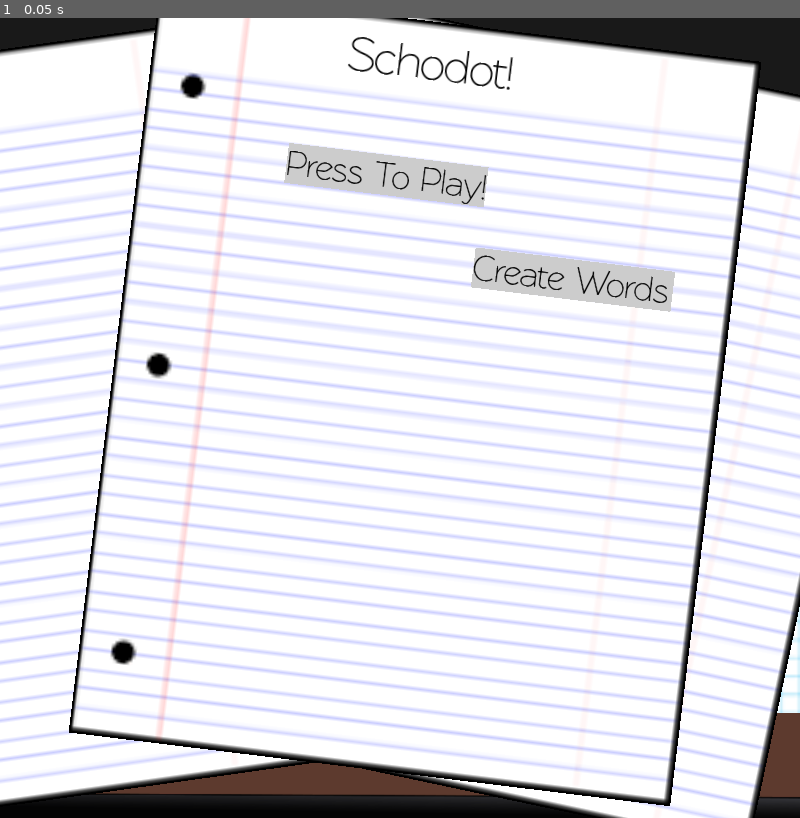
Above: before the commit, frame 1.
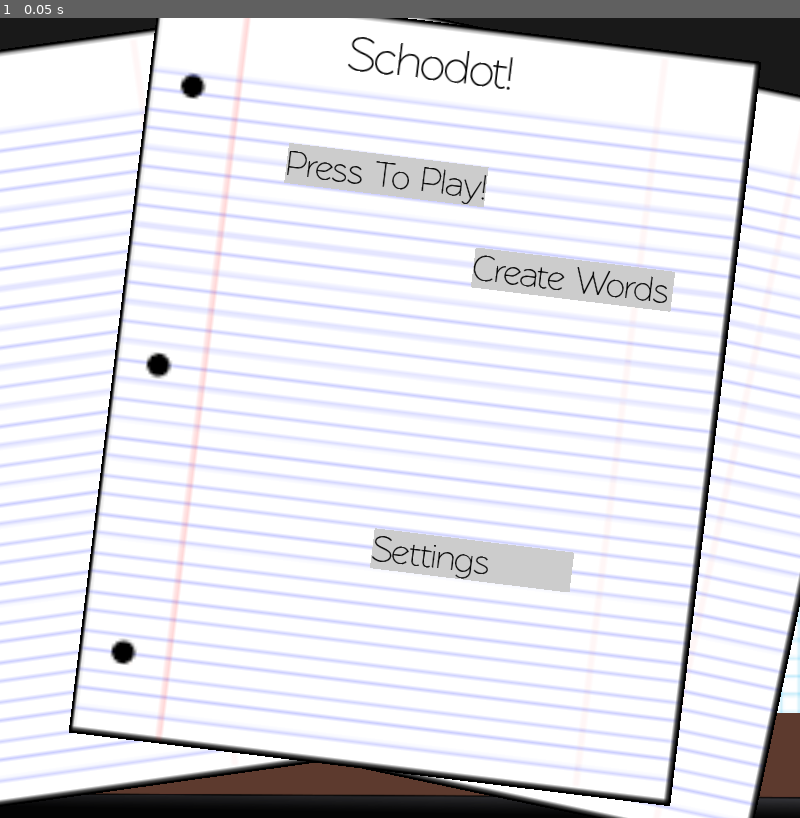
Above: after the commit, the same moment.

Repository: MasterKitten/Addicting-FlashCard-Learning
Game: Godot game, scene res://Defaults/Main Scene.tscn
Same seed, same stepped clock (60 frames per second), same inputs: the game is played once before the commit and once after it.
Inputs:
- Up to frame 1 (0.05 s): no input

The runs differ from the first frame. In frame 1, 1.3% of the frame differs, in the area x 46-72%, y 63-72%.

Commit message:
Settings

Diff:
--- a/Schodot/Defaults/default_bus_layout.tres
+++ b/Schodot/Defaults/default_bus_layout.tres
@@ -1,6 +1,7 @@
 [gd_resource type="AudioBusLayout" format=2]
 
 [resource]
+bus/0/volume_db = -5.04538
 bus/1/name = "Music"
 bus/1/solo = false
 bus/1/mute = false
--- a/Schodot/Scenes/Game Modes/Question & Answer.tscn
+++ b/Schodot/Scenes/Game Modes/Question & Answer.tscn
@@ -167,15 +167,13 @@
 
 [node name="AudioCorrect" type="AudioStreamPlayer" parent="."]
 stream = ExtResource( 3 )
-volume_db = 4.0
 
 [node name="AudioIncorrect" type="AudioStreamPlayer" parent="."]
 stream = ExtResource( 4 )
-volume_db = 4.0
 
-[node name="AudioStreamPlayer" type="AudioStreamPlayer" parent="."]
+[node name="Music" type="AudioStreamPlayer" parent="."]
 stream = ExtResource( 7 )
-volume_db = -3.0
+volume_db = -5.0
 autoplay = true
 bus = "Music"
 
--- a/Schodot/Scenes/Main Menu.gd
+++ b/Schodot/Scenes/Main Menu.gd
@@ -5,3 +5,6 @@
 
 func _on_Magic_pressed():
 	var _nill = get_tree().change_scene("res://Scenes/Creation.tscn")
+
+func _on_Setting_pressed():
+	var _nill = get_tree().change_scene("res://Scenes/Settings.tscn")
--- a/Schodot/Scenes/Main Menu.tscn
+++ b/Schodot/Scenes/Main Menu.tscn
@@ -133,9 +133,35 @@
 text = "Create Words"
 align = 1
 
+[node name="ColorRect3" type="ColorRect" parent="."]
+margin_left = 93.4404
+margin_top = 170.215
+margin_right = 193.44
+margin_bottom = 190.215
+rect_scale = Vector2( 0.67, 0.67 )
+color = Color( 0.803922, 0.803922, 0.803922, 1 )
+
+[node name="Setting" type="Button" parent="ColorRect3"]
+modulate = Color( 1, 1, 1, 0 )
+margin_left = -3.05176e-05
+margin_right = 100.0
+margin_bottom = 20.0
+text = "Settings"
+icon_align = 1
+
+[node name="Label" type="Label" parent="ColorRect3"]
+margin_right = 100.0
+margin_bottom = 20.0
+rect_scale = Vector2( 0.37, 0.37 )
+custom_colors/font_color = Color( 0, 0, 0, 1 )
+custom_fonts/font = ExtResource( 3 )
+text = "Settings"
+align = 1
+
 [node name="AnimationPlayer" type="AnimationPlayer" parent="."]
 anims/RESET = SubResource( 2 )
 anims/Slide = SubResource( 1 )
 
 [connection signal="pressed" from="ColorRect/Play" to="." method="_on_Play_pressed"]
 [connection signal="pressed" from="ColorRect2/Magic" to="." method="_on_Magic_pressed"]
+[connection signal="pressed" from="ColorRect3/Setting" to="." method="_on_Setting_pressed"]
--- a/Schodot/Scenes/Selecting Practice.tscn
+++ b/Schodot/Scenes/Selecting Practice.tscn
@@ -54,6 +54,7 @@
 
 [node name="Music" type="AudioStreamPlayer" parent="."]
 stream = ExtResource( 6 )
+volume_db = -5.0
 autoplay = true
 bus = "Music"
 
--- /dev/null
+++ b/Schodot/Scenes/Settings.gd
@@ -0,0 +1,16 @@
+extends ColorRect
+
+var Master = AudioServer.get_bus_index("Master")
+var Music = AudioServer.get_bus_index("Music")
+
+func _on_Music_Bar_value_changed(value):
+	AudioServer.set_bus_volume_db(Music, linear2db(value))
+
+func _on_Master_Bar_value_changed(value):
+	AudioServer.set_bus_volume_db(Master, linear2db(value))
+
+func _on_Master_Bar_drag_ended(_value_changed):
+	get_node("AudioTest").play()
+
+func _on_Button_pressed():
+	var _nill = get_tree().change_scene("res://Defaults/Main Scene.tscn")
--- /dev/null
+++ b/Schodot/Scenes/Settings.tscn
@@ -0,0 +1,67 @@
+[gd_scene load_steps=6 format=2]
+
+[ext_resource path="res://Scenes/Settings.gd" type="Script" id=1]
+[ext_resource path="res://Font/Rawengulksans.tres" type="DynamicFont" id=2]
+[ext_resource path="res://Audio/Music/Snug.ogg" type="AudioStream" id=3]
+[ext_resource path="res://Audio/AudioCorrect.wav" type="AudioStream" id=4]
+[ext_resource path="res://Font/Smaller_Rawengulksans.tres" type="DynamicFont" id=5]
+
+[node name="Settings" type="ColorRect"]
+margin_right = 800.0
+margin_bottom = 800.0
+color = Color( 0.788235, 0, 0, 1 )
+script = ExtResource( 1 )
+
+[node name="Music" type="Label" parent="."]
+margin_left = 29.0
+margin_top = 24.0
+margin_right = 228.0
+margin_bottom = 79.0
+custom_fonts/font = ExtResource( 2 )
+text = "Music Bar"
+
+[node name="Music_Bar" type="HSlider" parent="Music"]
+margin_top = 54.0
+margin_right = 200.0
+margin_bottom = 70.0
+max_value = 1.0
+step = 0.01
+value = 1.0
+
+[node name="Master" type="Label" parent="."]
+margin_left = 30.0
+margin_top = 97.0
+margin_right = 251.0
+margin_bottom = 152.0
+custom_fonts/font = ExtResource( 2 )
+text = "Master Bar"
+
+[node name="Master_Bar" type="HSlider" parent="Master"]
+margin_top = 54.0
+margin_right = 200.0
+margin_bottom = 70.0
+max_value = 1.0
+step = 0.01
+value = 1.0
+
+[node name="Music2" type="AudioStreamPlayer" parent="."]
+stream = ExtResource( 3 )
+volume_db = -5.0
+autoplay = true
+bus = "Music"
+
+[node name="AudioTest" type="AudioStreamPlayer" parent="."]
+stream = ExtResource( 4 )
+
+[node name="Button" type="Button" parent="."]
+margin_left = 705.0
+margin_top = 82.0
+margin_right = 748.0
+margin_bottom = 107.0
+custom_fonts/font = ExtResource( 5 )
+text = "Back"
+
+[connection signal="value_changed" from="Music/Music_Bar" to="." method="_on_Music_Bar_value_changed"]
+[connection signal="drag_ended" from="Master/Master_Bar" to="." method="_on_Master_Bar_drag_ended"]
+[connection signal="value_changed" from="Master/Master_Bar" to="." method="_on_Master_Bar_value_changed"]
+[connection signal="pressed" from="Button" to="." method="_on_Button_pressed"]
--- a/Schodot/project.godot
+++ b/Schodot/project.godot
@@ -25,6 +25,7 @@
 
 [debug]
 
+settings/fps/force_fps=90
 settings/stdout/print_fps=true
 gdscript/completion/autocomplete_setters_and_getters=true
 
Not shown, added: Schodot/Audio/Music/Snug.ogg.import
Not shown, added: Schodot/Audio/Music/Snug.ogg
